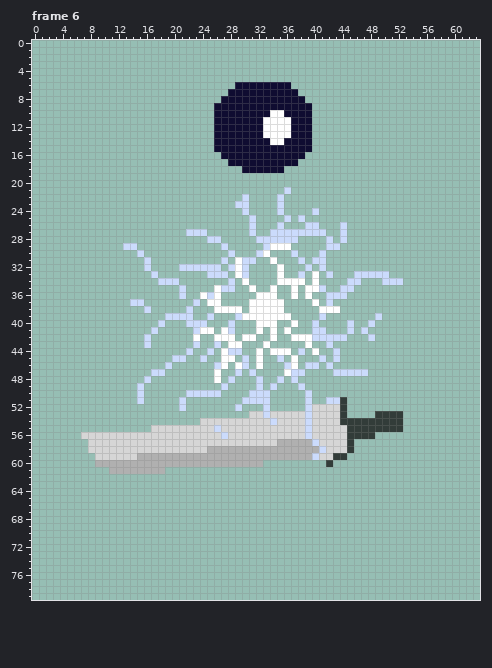
Two states of a pixel-art file, Art/Character/gamesprite Death.aseprite. Above, as it was before the edit.
64x80 pixels, 15 frames. Shown: frame 6. The commit also changed other frames, which this record leaves out.
Now the later version:
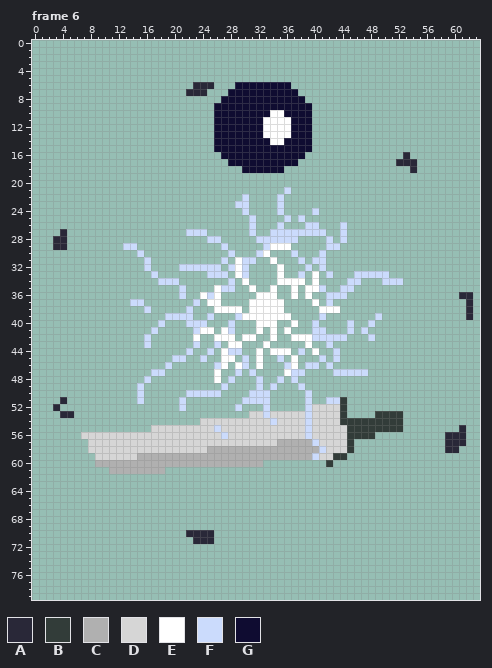
Palette (. is transparent): A #292838  B #323c39  C #b0b0b0  D #d6d6d6  E #ffffff  F #cbdbfc  G #0f0c31
Commit message: Added sprite into Player's AnimationPlayer
Difference:
Changed rows in their new state; - is an unchanged pixel.
Frame 6, layer "Cloak":
first column x 22:
 6 -AAA
 7 AAA-
first column x 52:
16 -A-
17 AAA
18 --A
first column x 3:
27 -A
28 AA
29 AA
first column x 61:
36 AA
37 -A
38 -A
39 -A
first column x 3:
51 -A---------------------------------------------------------
52 A----------------------------------------------------------
53 -AA--------------------------------------------------------
55 ----------------------------------------------------------A
56 --------------------------------------------------------AAA
57 --------------------------------------------------------AAA
58 --------------------------------------------------------AA-
first column x 22:
70 AAAA
71 -AAA
Where, in picture pixels (left, top, right, bottom), the same in both pictures:
added: (186, 82, 214, 96)
added: (396, 152, 417, 173)
added: (53, 229, 67, 250)
added: (459, 292, 473, 320)
added: (53, 397, 74, 418)
added: (445, 425, 466, 453)
added: (186, 530, 214, 544)
